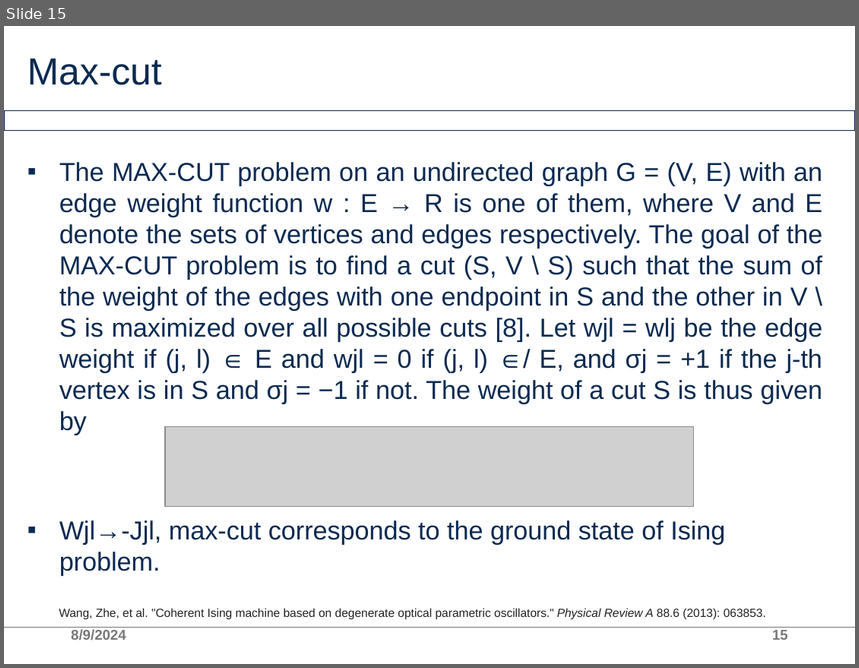
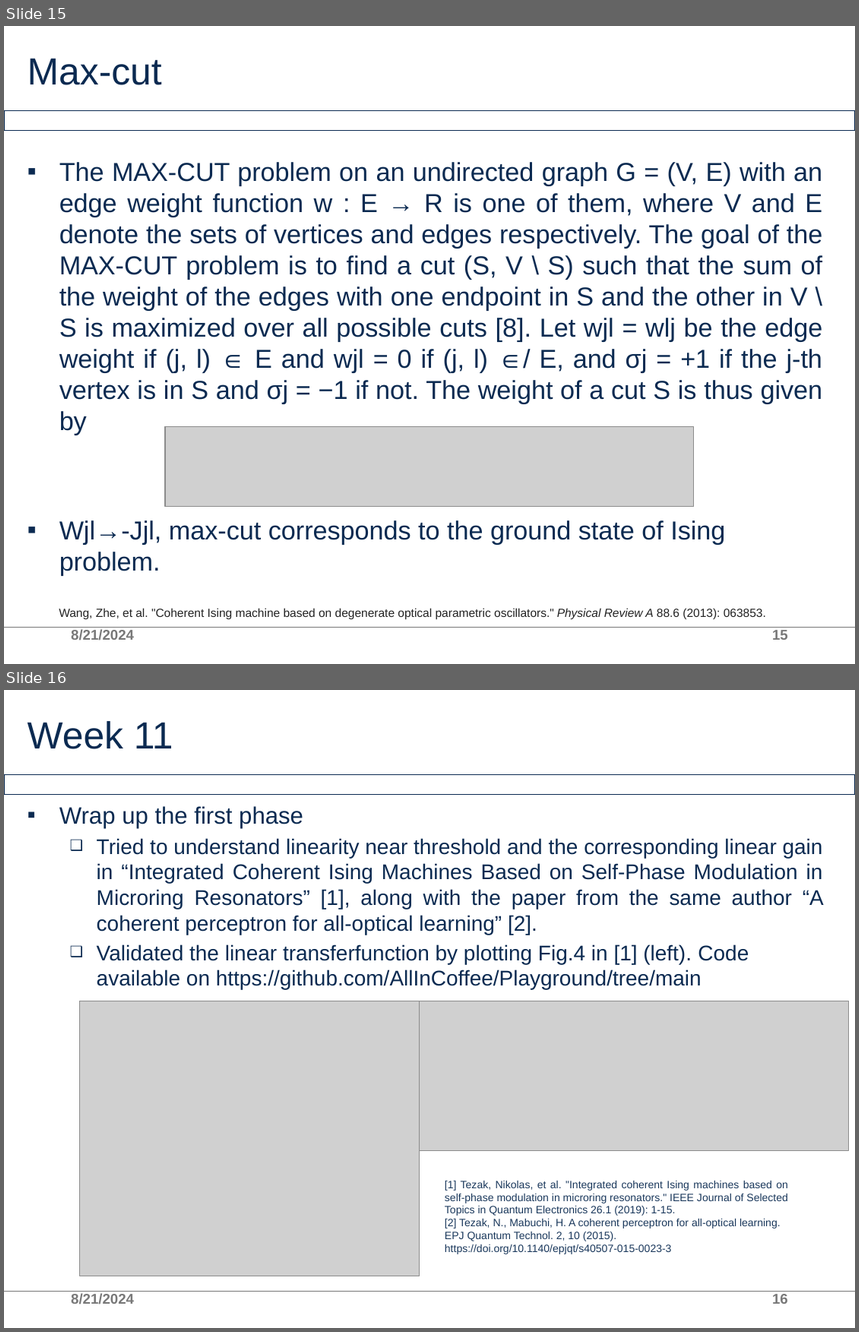
Before and after one commit to AllInCoffee/WHK_workplace, a slide deck: progress.pptx. Shown one above the other, each under a label of ours: slide 15 before the commit, slides 15 and 16 after it. The pictures are 859x668 and 859x1332 pixels, drawn with LibreOffice and Linux fonts; fonts in the diff are those of the drawing; grey boxes stand for pictures; background and template pictures are left out. Boxes give left, top, right and bottom in pixels: in the first picture for what was removed or moved away, otherwise in the second. Text is boxed around its words. In the diff, an @@ line names an element or a change of style, - is before the commit and + after.

Commit message:
update code for plotting Fig 4 of self-phase moddulation paper

```diff
--- a/progress.pptx
+++ b/progress.pptx
@@ slide 16 added at <box>4,690,855,1328</box>, background #FFFFFF; not listed: 2 template elements that a slide beside it also shows @@
@@ title added at <box>28,721,173,749</box>, 32 pt, text #0B2A51 @@
+Week 11
@@ text added at <box>59,806,824,990</box>, 18 pt, text #0B2A51 @@
+▪ Wrap up the first phase
+  ❑ Tried to understand linearity near threshold and the corresponding linear gain in “Integrated Coherent Ising Machines Based on Self-Phase Modulation in Microring Resonators” [1], along with the paper from the same author “A coherent perceptron for all-optical learning” [2].
+  ❑ Validated the linear transferfunction by plotting Fig.4 in [1] (left). Code available on https://github.com/AllInCoffee/Playground/tree/main
@@ picture added at <box>80,1001,420,1276</box> @@
@@ picture added at <box>389,1001,849,1151</box> @@
@@ text added at <box>445,1181,788,1255</box>, 9 pt, text #19375B @@
+[1] Tezak, Nikolas, et al. "Integrated coherent Ising machines based on self-phase modulation in microring resonators." IEEE Journal of Selected Topics in Quantum Electronics 26.1 (2019): 1-15.
+[2] Tezak, N., Mabuchi, H. A coherent perceptron for all-optical learning. EPJ Quantum Technol. 2, 10 (2015). https://doi.org/10.1140/epjqt/s40507-015-0023-3
@@ text added at <box>71,1293,134,1305</box>, 12 pt, text #797979 @@
+8/21/2024
@@ page number added at <box>772,1294,788,1304</box>, 12 pt, text #797979 @@
+16
@@ slide 15 changed as well @@
@@ text at <box>71,629,134,641</box>: text changed @@
-8/9/2024
+8/21/2024
```
Also in this commit, not shown: 13 other slides changed, 1 other slide added, 4 other files.
